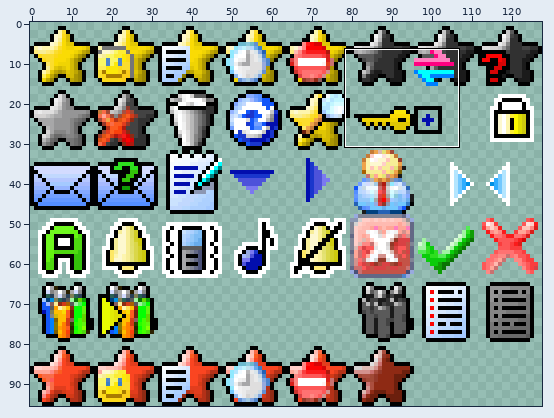
One commit to this sprite sheet: resources/qvga/skin.png. The picture above shows the old version from afar; the outline marks the close-up.
Close-up. Earlier state:
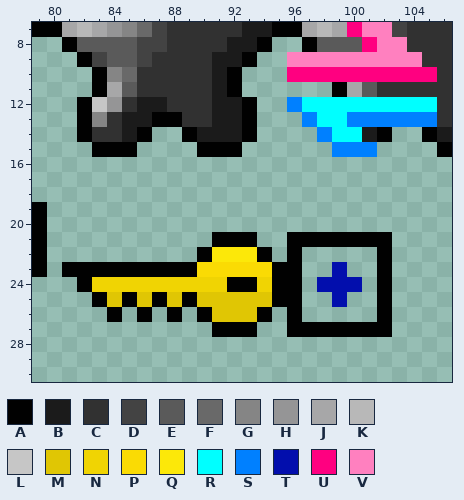
The file is 128x96 pixels. Colours within 5 levels of each other are drawn and written as one. Shown: x 79..106, y 7..30.
Palette (. is transparent): A #010101  B #1b1b1b  C #313131  D #434343  E #5a5a5a  F #696969  G #858585  H #959596  J #a7a7a8  K #b8b8b8  L #c6c6c6  M #e0c604  N #f0d403  P #fadb04  Q #fce809  R #00ffff  S #0080ff  T #020ead  U #ff0080  V #ff80bf
Pixels before, first column x 79:
 7 AAJKJHGFDCCCCCBBAAJKJUVVDCCC
 8 ..AEEEEDDCCCCBBA..AEEEUVVCCC
 9 ...ADEEDCCCCBBA..VVVVVVVVVCC
10 ....AGFCCCCCBA...UUUUUUUUUUC
11 ....AJECCCCCBA......AJECCCCC
12 ...ALHCBBCCCBBA..SRRRRRRRRRC
13 ...AGCBBAACCBBA...SRRSSSSSSC
14 ...ACCBA..ABBBA....SRRBA..AB
15 ....AAA....AAA......SSS....A
16 ............................
17 ............................
18 ............................
19 A...........................
20 A...........................
21 A...........AAA..AAAAAAA....
22 A..........AQQQA.A.....A....
23 A.AAAAAAAAAPPPPPAA..T..A....
24 ...ANNNNNNNNNAANAA.TTT.A....
25 ....AMAMAMAMMMMMAA..T..A....
26 .....A.A.A.AMMMA.A.....A....
27 ............AAA..AAAAAAA....
Once edited:
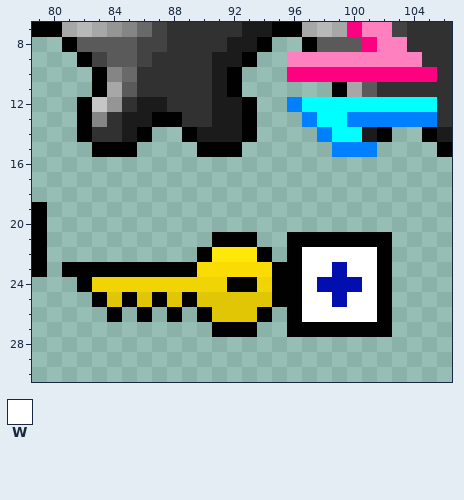
Colours new in this view: W #ffffff
Difference:
Colour W is added in row 22 at x 97 to 101; in row 23 at x 97 to 98 and 100 to 101; in row 24 at x 97 and 101; in row 25 at x 97 to 98 and 100 to 101; in row 26 at x 97 to 101.
